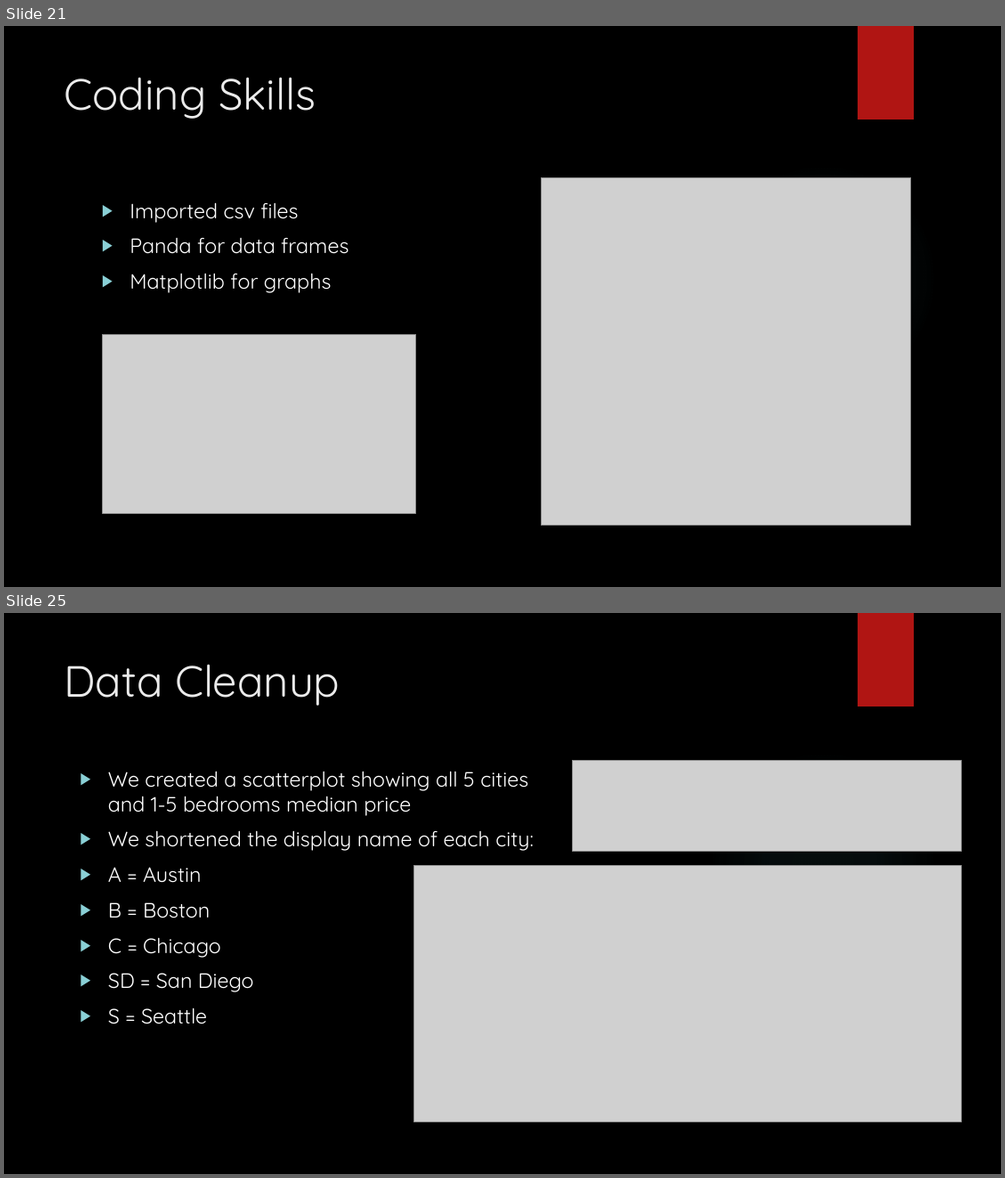
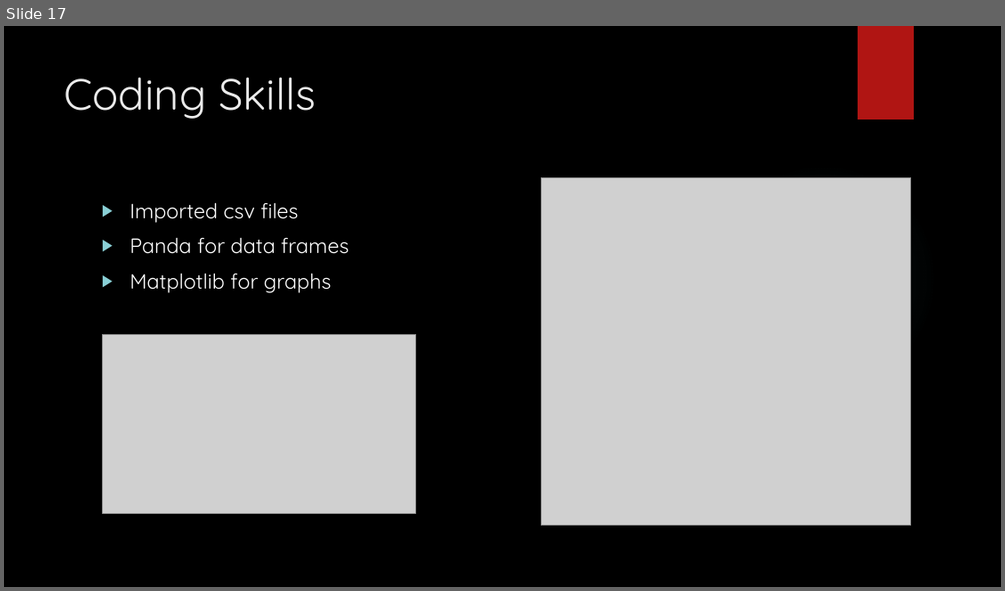
Before and after one commit to chinosamg/Cinco, a slide deck: Team Cinco.pptx. Shown one above the other, each under a label of ours: slides 21 and 25 before the commit, slide 17 after it; the slides between them are not shown. The pictures are 1005x1178 and 1005x591 pixels, drawn with LibreOffice and Linux fonts; fonts in the diff are those of the drawing; grey boxes stand for pictures; background and template pictures are left out. Boxes give left, top, right and bottom in pixels: in the first picture for what was removed or moved away, otherwise in the second. Text is boxed around its words. In the diff, an @@ line names an element or a change of style, - is before the commit and + after.

```diff
--- a/Team Cinco.pptx
+++ b/Team Cinco.pptx
@@ slide 25 removed at bbox=[4, 613, 1001, 1174], background picture (left out); not listed: 2 template elements that a slide beside it also shows @@
@@ title removed at bbox=[65, 664, 340, 706] @@
-Data Cleanup
@@ text removed at bbox=[108, 771, 534, 1024] @@
-▶ We created a scatterplot showing all 5 cities and 1-5 bedrooms median price
-▶ We shortened the display name of each city:
-▶ A = Austin
-▶ B = Boston
-▶ C = Chicago
-▶ SD = San Diego
-▶ S = Seattle
@@ picture removed at bbox=[573, 760, 961, 851] @@
@@ picture removed at bbox=[413, 866, 961, 1122] @@
@@ what was slide 21 is now slide 17 @@
```
Also in this commit, not shown: 2 slides changed, 11 other slides removed.
